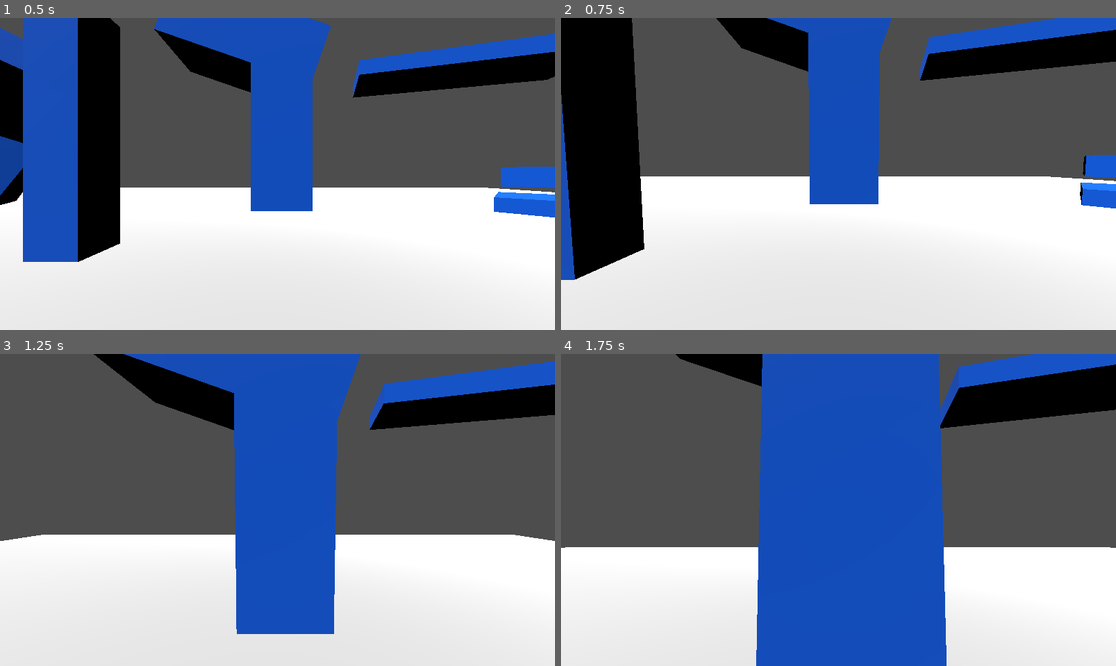
Above: before the commit, frames 1-4 (two rows, left to right).
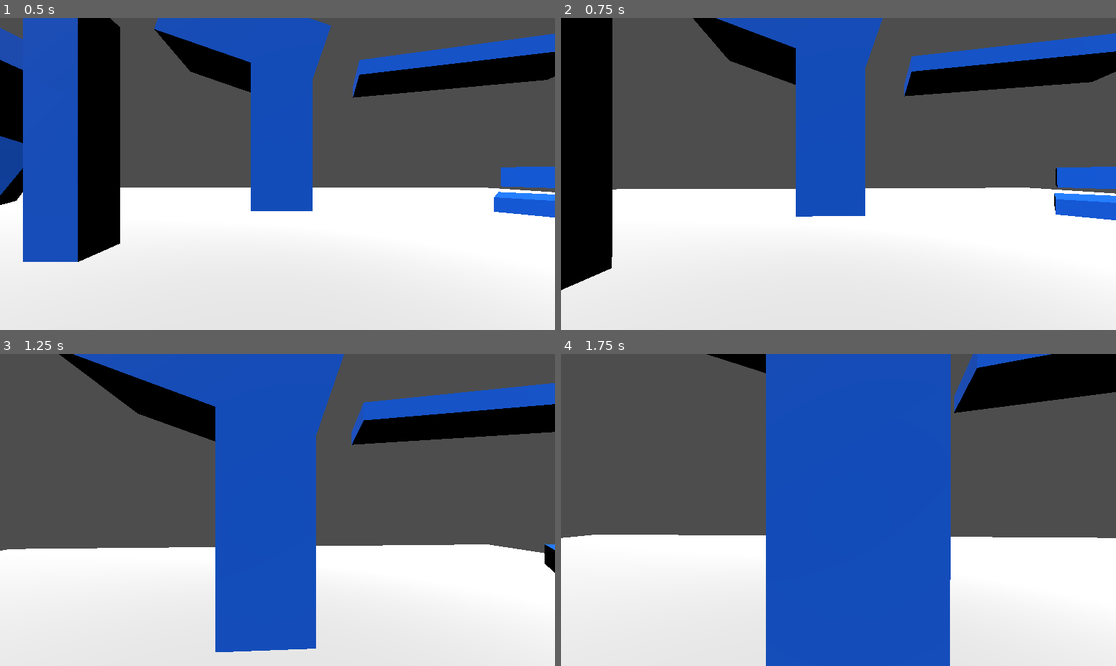
Above: after the commit, the same moments.

Repository: donfokker/Agile_GameDev
Game: Godot game, scene res://scene/world/world.tscn
The game is run twice, just before and just after one commit, with the same random seed, the same clock (stepped at 60 frames per second) and the same inputs.
Inputs (mouse positions are in pixels of both pictures, inside the frame that each line leads up to):
- Up to frame 1 (0.5 s): no input
- Up to frame 2 (0.75 s): tap Enter at 0.5 s; move the mouse to (866, 174) at 0.52 s; hold W (move_forward) from 0.53 s (still down)
- Up to frame 3 (1.25 s): keep holding W (move_forward); tap Space (jump) at 0.77 s
- Up to frame 4 (1.75 s): keep holding W (move_forward); move the mouse to (810, 510) at 1.27 s; tap Space (jump) at 1.52 s

Frame 1 is identical in both runs. In frame 2, 19% of the frame differs, in the area x 0-100%, y 0-88%; in frame 3, 19%; in frame 4, 8.8%.

Commit message:
update

Diff:
--- a/scene/player/playerModel.gd
+++ b/scene/player/playerModel.gd
@@ -1,6 +1,6 @@
 extends CharacterBody3D
 
-const SPEED = 5;
+const Default_Move_Speed = 5;
 const jump_VELOCITY = 8;
 
 var mouse_sens = 0.05;
@@ -15,8 +15,8 @@
 
 func _input(event):
 	if event is InputEventMouseMotion:
-		rotate_y(deg_to_rad(-event.relative.y * mouse_sens))
-		head.rotate_x(deg_to_rad(-event.relative.x * mouse_sens))
+		rotate_y(deg_to_rad(-event.relative.x * mouse_sens))
+		head.rotate_x(deg_to_rad(-event.relative.y * mouse_sens))
 		head.rotation.x = clamp(head.rotation.x, deg_to_rad(-90), deg_to_rad(90))
 
 func _physics_process(delta):
@@ -32,10 +32,11 @@
 	var input_dir = Input.get_vector("move_left", "move_right", "move_forward", "move_backward")
 	var direction = (transform.basis * Vector3(input_dir.x, 0, input_dir.y)).normalized()
 	if direction:
-		velocity.x = direction.x * SPEED
-		velocity.z = direction.z * SPEED
+		velocity.x = direction.x * Default_Move_Speed
+		velocity.z = direction.z * Default_Move_Speed
 	else:
-		velocity.x = move_toward(velocity.x, 0, SPEED)
-		velocity.z = move_toward(velocity.z, 0, SPEED)
+		velocity.x = move_toward(velocity.x, 0, Default_Move_Speed)
+		velocity.z = move_toward(velocity.z, 0, Default_Move_Speed)
+	move_and_slide()
 
-	move_and_slide()
+	#Death screen upon touching floor
